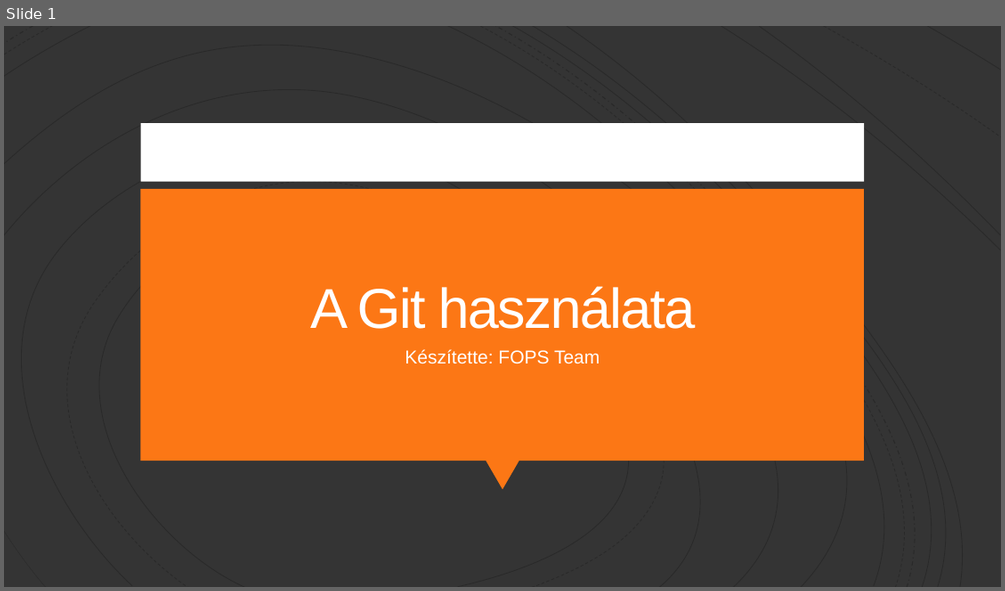
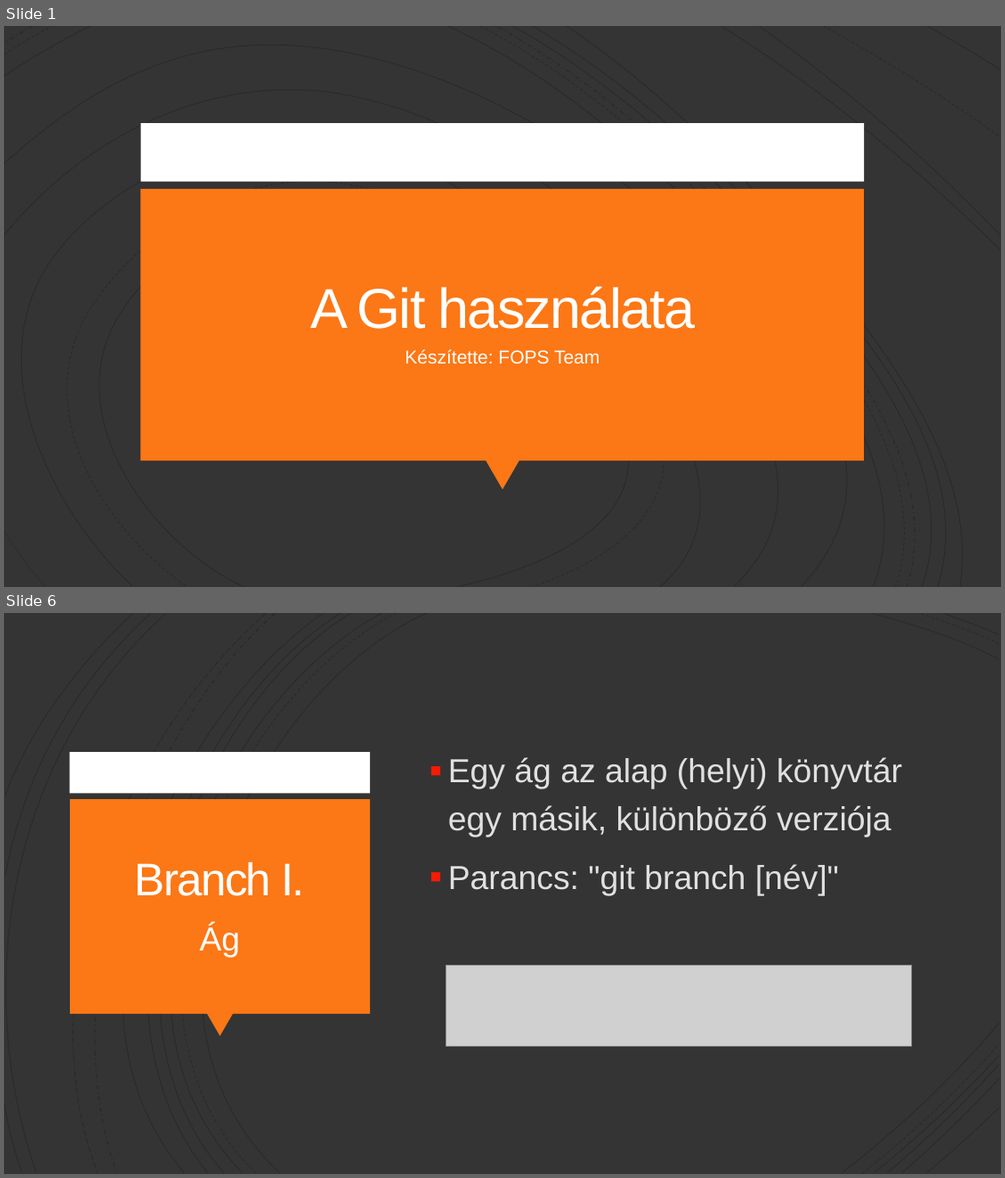
Before and after one commit to Peter-2007/FOPS, a slide deck: FOPS_Git.pptx. Shown one above the other, each under a label of ours: slide 1 before the commit, slides 1 and 6 after it; the slides between them are not shown. The pictures are 1005x591 and 1005x1178 pixels, drawn with LibreOffice and Linux fonts; fonts in the diff are those of the drawing; grey boxes stand for pictures. Boxes give left, top, right and bottom in pixels: in the first picture for what was removed or moved away, otherwise in the second. Text is boxed around its words. In the diff, an @@ line names an element or a change of style, - is before the commit and + after.

```diff
--- a/FOPS_Git.pptx
+++ b/FOPS_Git.pptx
@@ slide 6 added at (x1=4, y1=613, x2=1001, y2=1174), background #343434 @@
@@ group added at (x1=4, y1=613, x2=999, y2=1174): 21 freeform shapes @@
@@ rectangle added at (x1=70, y1=752, x2=371, y2=793), fill #FFFFFF @@
@@ text added at (x1=448, y1=757, x2=902, y2=895), 32 pt, text #E0E0E0 @@
+▪ Egy ág az alap (helyi) könyvtár egy másik, különböző verziója
+▪ Parancs: "git branch [név]"
@@ rectangle added at (x1=70, y1=799, x2=370, y2=1013), fill #FC7715 @@
@@ title added at (x1=135, y1=861, x2=305, y2=896), 44 pt, text #FFFEFF @@
+Branch I.
@@ text added at (x1=200, y1=925, x2=241, y2=957), 32 pt, text #FFFEFF @@
+Ág
@@ picture added at (x1=446, y1=965, x2=911, y2=1046) @@
@@ triangle added at (x1=207, y1=1013, x2=233, y2=1037), fill #FC7715 @@
```
Also in this commit, not shown: 11 other slides added, 1 slide removed, 1 other file.
